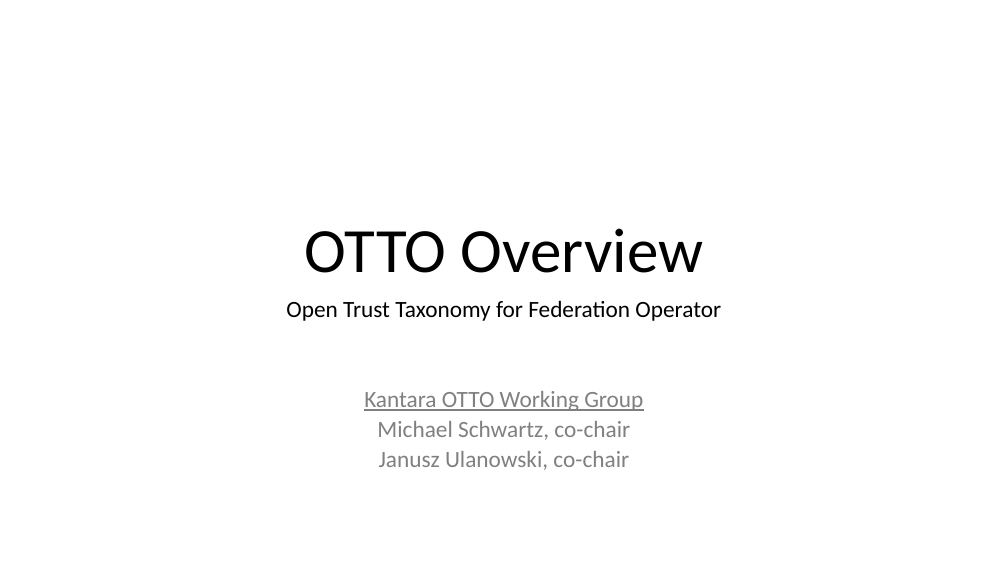
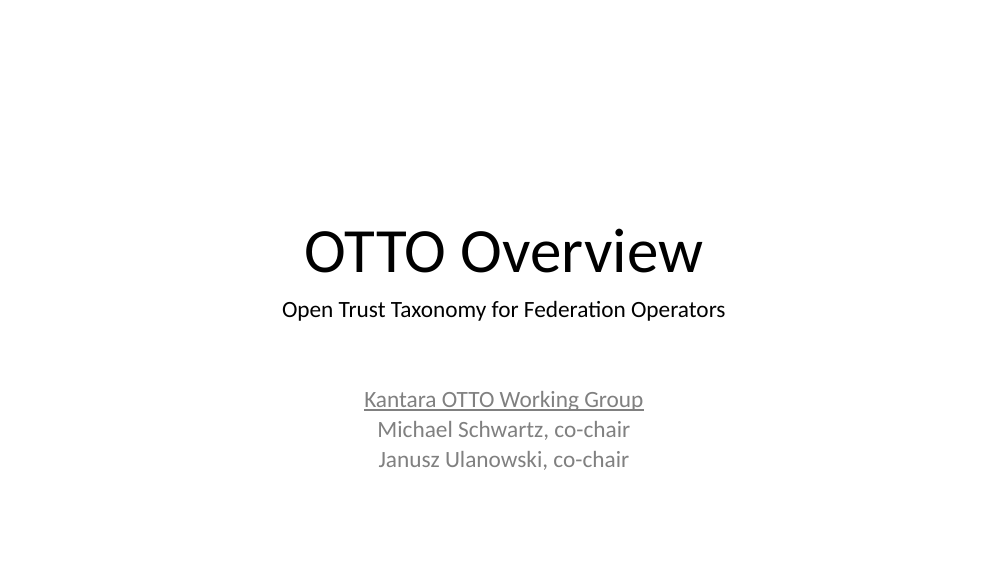
Before and after one commit to KantaraInitiative/wg-otto, a slide deck: slide 1 of files/otto_slides.pptx. Drawn at 1008x567 pixels with LibreOffice and Linux fonts; fonts in the diff are those of the drawing. Boxes give left, top, right and bottom in pixels: in the first picture for what was removed or moved away, otherwise in the second. Text is boxed around its words. In the diff, an @@ line names an element or a change of style, - is before the commit and + after.

Commit message:
Minutes / slides

```diff
--- a/files/otto_slides.pptx
+++ b/files/otto_slides.pptx
@@ subtitle at (x1=282, y1=300, x2=726, y2=321): text changed @@
-Open Trust Taxonomy for Federation Operator
+Open Trust Taxonomy for Federation Operators
```
Also in this commit, not shown: 2 other files.
